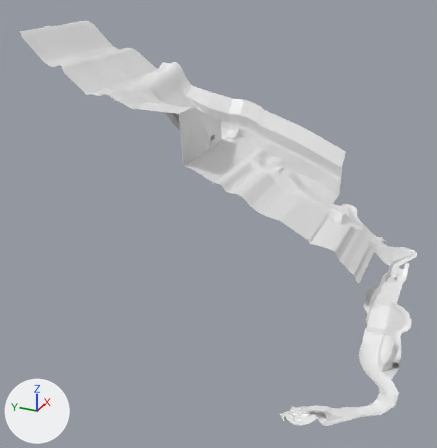
A saved change to the FBX model Assets/Models/Environments/TrueLevel1/L1_v01.fbx.
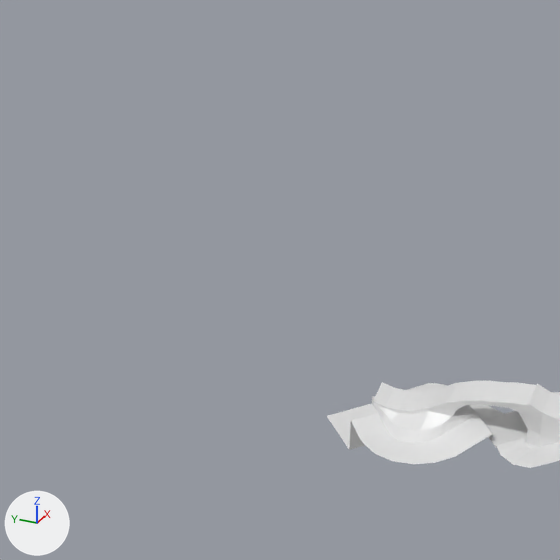
Each version is shown whole from a 50 mm lens placed at (-1369.0, -1115.0, 194.0), pointed at (-81.0, -536.0, -450.0), then close up on the part from 46% to 76% of the width and 70% to 100% of the height. Every picture has the same lights, and +X, +Y and +Z are marked at lower left.

The older version as bpy lines, for what is in view:
```python
me_grid = bpy.data.meshes.new('Grid')
me_grid.from_pydata(...)  # 2807 vertices, 2855 faces; spans x -363.0..217.0, y -1044.0..15.0, z -778.0..0.0
me_grid.materials.append(mat_level1textures)  # white #e7e7e7
ob_grid = bpy.data.objects.new('Grid', me_grid)
ob_grid.location = (0.0, 0.0, 0.0)
```
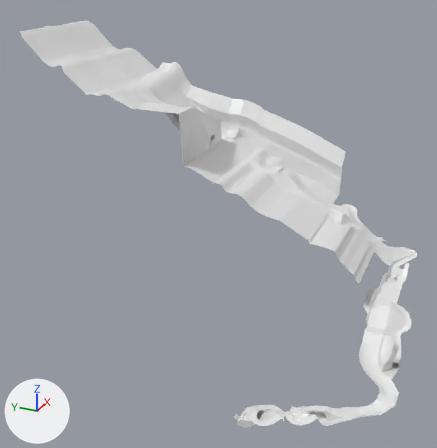
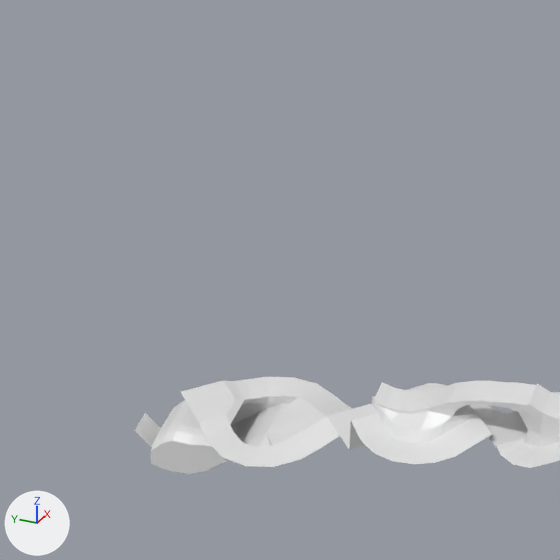
Boxes (x1, y1, x2, y2) around the edits, measured in the close-ups (560 x 560 px):
'Grid', reshaped: before (327, 381, 560, 468); after (134, 377, 560, 474)
part 1 of me_grid, added: after (134, 377, 353, 474)

Diff of the bpy script that builds the scene:
```diff
--- a/Assets/Models/Environments/TrueLevel1/L1_v01.fbx.py
+++ b/Assets/Models/Environments/TrueLevel1/L1_v01.fbx.py
@@ me_grid @@
 # used by ob_grid; location = (0.0, 0.0, 0.0)
-me_grid.from_pydata(...)  # 2807 vertices, 2855 faces; spans x -363.0..217.0, y -1044.0..15.0, z -778.0..0.0
+me_grid.from_pydata(...)  # 3010 vertices, 3049 faces; spans x -363.0..217.0, y -1044.0..15.0, z -833.0..0.0
+# me_grid part 1
+# 101 vertices are added at x -363.0..-286.0, y -780.0..-688.0, z -833.0..-789.0
+# 5 new vertices lie (8.0, 8.0, -5.0) away from vertices in x -324.0..-313.0, y -808.0..-797.0, z -778.0
+# 5 new vertices lie (-8.0, 8.0, -5.0) away from vertices in x -336.0..-324.0, y -808.0..-797.0, z -778.0
+# 5 new vertices lie (8.0, 8.0, -4.0) away from vertices in x -316.0..-305.0, y -800.0..-789.0, z -783.0
+# 5 new vertices lie (-8.0, 8.0, -4.0) away from vertices in x -344.0..-332.0, y -800.0..-789.0, z -783.0
+# 13 new vertices lie (5.0, 0.0, 0.0) away from vertices in x -363.0..-299.0, y -776.0..-688.0, z -833.0..-789.0
+# 10 new vertices lie (5.0, 0.0, 0.0) away from vertices in x -327.0, y -766.0..-688.0, z -833.0..-795.0
+# 10 new vertices lie (6.0, 0.0, 0.0) away from vertices in x -322.0, y -766.0..-688.0, z -833.0..-795.0
+# 5 new vertices lie (12.0, 0.0, 2.0) away from vertices in x -316.0, y -744.0..-710.0, z -833.0..-817.0
+# 5 new vertices lie (-12.0, 0.0, 2.0) away from vertices in x -332.0, y -744.0..-710.0, z -833.0..-817.0
+# 5 new vertices lie (-7.0, -7.0, 0.0) away from vertices in x -336.0..-324.0, y -735.0..-723.0, z -792.0
+# 5 new vertices lie (-4.0, -4.0, -2.0) away from vertices in x -343.0..-331.0, y -742.0..-730.0, z -792.0
+# 5 new vertices lie (-4.0, -4.0, -1.0) away from vertices in x -347.0..-335.0, y -746.0..-734.0, z -794.0
+# 6 new vertices lie (-4.0, 0.0, -1.0) away from vertices in x -335.0, y -744.0..-703.0, z -817.0..-799.0
+# 6 new vertices lie (22.0, 0.0, 0.0) away from vertices in x -335.0, y -744.0..-703.0, z -817.0..-799.0
+# 6 new vertices lie (4.0, 0.0, -1.0) away from vertices in x -313.0, y -744.0..-703.0, z -817.0..-799.0
+# 6 new vertices lie (0.0, 0.0, 5.0) away from vertices in x -346.0..-303.0, y -774.0..-757.0, z -800.0..-795.0
+# 194 new faces join them
 me_grid.materials.append(mat_level1textures)
```
